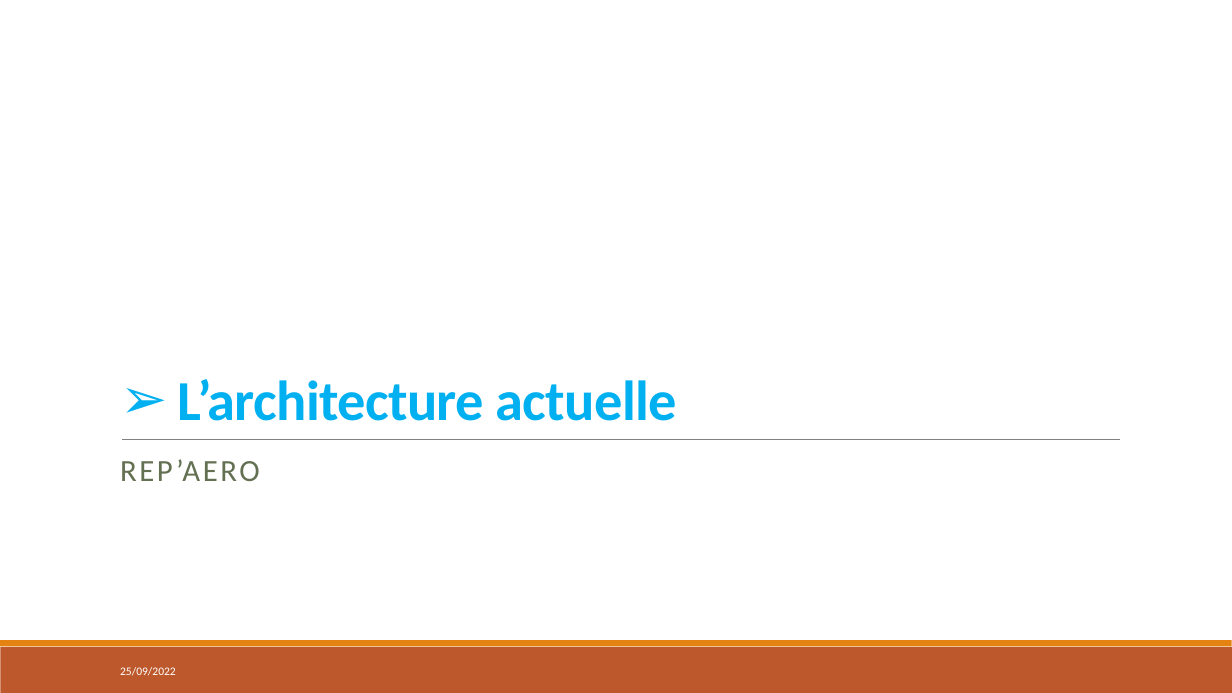
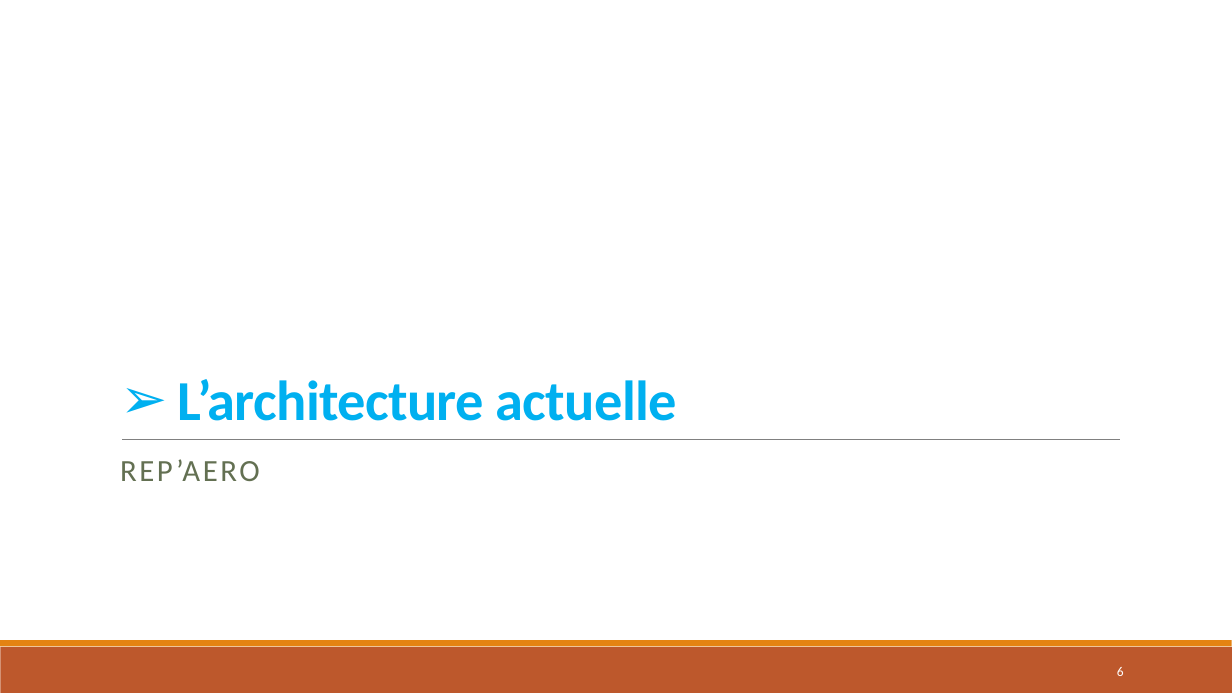
Before and after one commit to wilkill/P7-REP-AERO, a slide deck: slide 6 of Architecture/4 - Présentation/Présentation.pptx (slide 4 before the commit). Drawn at 1232x693 pixels with LibreOffice and Linux fonts; fonts in the diff are those of the drawing. Boxes give left, top, right and bottom in pixels: in the first picture for what was removed or moved away, otherwise in the second. Text is boxed around its words. In the diff, an @@ line names an element or a change of style, - is before the commit and + after.

```diff
--- a/Architecture/4 - Présentation/Présentation.pptx
+++ b/Architecture/4 - Présentation/Présentation.pptx
@@ text removed at bbox=[120, 667, 176, 676] @@
-25/09/2022
@@ page number added at bbox=[1117, 667, 1124, 676], 10.5 pt, text #FFFFFF @@
+6
```
Also in this commit, not shown: 5 other slides changed, 3 slides added, 1 slide removed.
